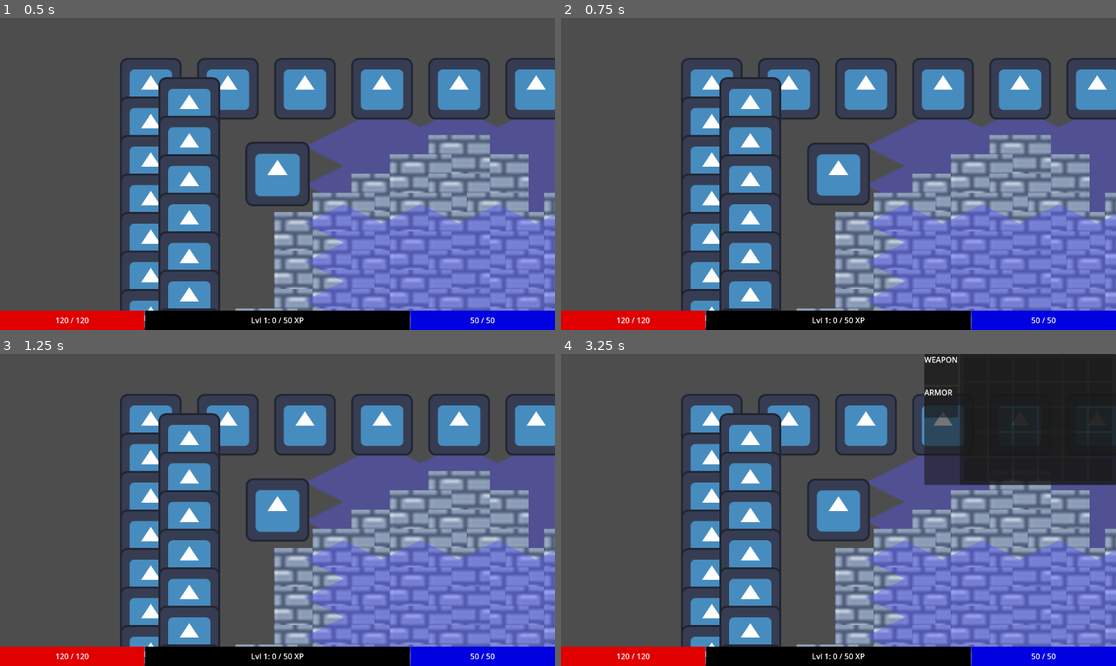
Above: before the commit, frames 1-4 (two rows, left to right).
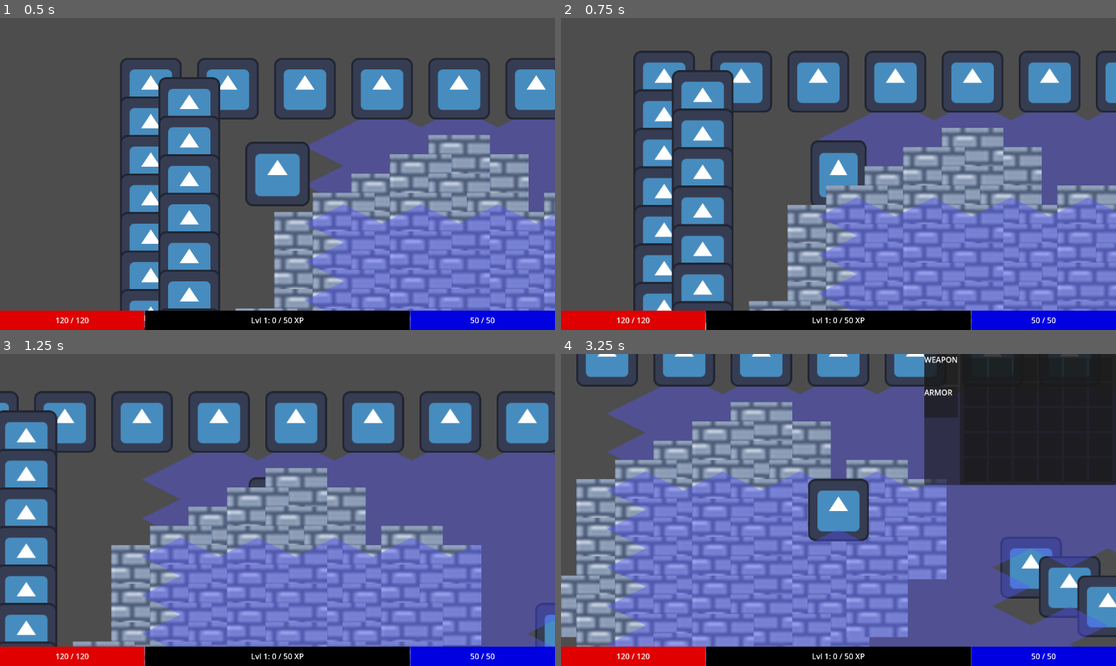
Above: after the commit, the same moments.

Repository: PietPadda/Godot_2D_ARPG
Game: Godot game, scene res://scenes/levels/main.tscn
Same seed, same stepped clock (60 frames per second), same inputs: the game is played once before the commit and once after it. The engine's default icon, where the game draws it, is replaced by a stand-in: a white triangle on a blue panel in a dark square.
Inputs (mouse positions are in pixels of both pictures, inside the frame that each line leads up to):
- Up to frame 1 (0.5 s): no input
- Up to frame 2 (0.75 s): tap Enter at 0.5 s; move the mouse to (960, 158) at 0.52 s; press the mouse at (960, 158) at 0.53 s
- Up to frame 3 (1.25 s): no input
- Up to frame 4 (3.25 s): move the mouse to (727, 525) at 1.27 s; release the mouse at (727, 525) at 1.28 s; tap Space (attack) at 1.35 s; click (727, 525) at 1.55 s; move the mouse to (894, 441) at 2.02 s; press the mouse at (894, 441) at 2.03 s; move the mouse to (810, 572) at 2.77 s; release the mouse at (810, 572) at 2.78 s; tap I (toggle_character_sheet) at 2.85 s; click (810, 572) at 3.05 s

Frame 1 is identical in both runs. In frame 2, 42% of the frame differs, in the area x 13-100%, y 10-100%; in frame 3, 50%; in frame 4, 66%, in the area x 0-100%, y 0-100%.

Commit message:
fix(grid): fixed vertex calculations but broke other things instead, can now walk at least

Diff:
--- a/scripts/core/grid_manager.gd
+++ b/scripts/core/grid_manager.gd
@@ -84,27 +84,46 @@
 				var weight = current_world_pos.distance_to(neighbor_world_pos)
 				astar_graph.connect_points(current_point_id, neighbor_point_id, weight)
 
-# Finds the shortest path between two points on the grid.
-func find_path(start_coord: Vector2i, end_coord: Vector2i) -> PackedVector2Array:
-	# First, a safety check: are the start and end points valid locations on our map?
-	if not map_coords_to_id.has(start_coord) or not map_coords_to_id.has(end_coord):
+# Finds the path between two world positions.
+func find_path(start_world_pos: Vector2, end_world_pos: Vector2) -> PackedVector2Array:
+	# Find the closest valid graph points to our start and end positions.
+	var start_vertex = _get_closest_valid_vertex(start_world_pos)
+	var end_vertex = _get_closest_valid_vertex(end_world_pos)
+
+	if not map_coords_to_id.has(start_vertex) or not map_coords_to_id.has(end_vertex):
 		# If not, return an empty path.
-		return [] # Return empty path if start/end is not a valid walkable tile
+		return [] # No valid start or end point found.
 
 	# Use our "address book" to look up the simple IDs for our start and end tiles.
-	var start_id = map_coords_to_id[start_coord]
-	var end_id = map_coords_to_id[end_coord]
+	var start_id = map_coords_to_id[start_vertex]
+	var end_id = map_coords_to_id[end_vertex]
 
 	# Get the path of MAP coordinates from the A* graph.
 	var map_path = astar_graph.get_id_path(start_id, end_id)
 
-	# This is the new, critical step: Convert the path of IDs to world positions.
-	var world_path: PackedVector2Array = []
-	for point_id in map_path:
-		var map_coord = astar_graph.get_point_position(point_id)
-		world_path.append(map_to_world(map_coord))
+	#  The A* graph now returns world positions directly.
+	return astar_graph.get_point_path(start_id, end_id)
 
-	return world_path
+# Converts a world position to its closest map vertex coordinate.
+func world_to_map_vertex(world_position: Vector2) -> Vector2i:
+	if tile_map_layer:
+		# First, find the tile the position is on.
+		var tile_coord = tile_map_layer.local_to_map(tile_map_layer.to_local(world_position))
+		# Then, find the closest of that tile's 4 vertices.
+		var closest_vertex = Vector2i.ZERO
+		var min_dist_sq = INF
+
+		# Check the 4 vertices around a tile's center
+		for x in range(2):
+			for y in range(2):
+				var vertex_coord = tile_coord + Vector2i(x, y)
+				var vertex_world_pos = map_to_world(vertex_coord)
+				var dist_sq = world_position.distance_squared_to(vertex_world_pos)
+				if dist_sq < min_dist_sq:
+					min_dist_sq = dist_sq
+					closest_vertex = vertex_coord
+		return closest_vertex
+	return Vector2i.ZERO
 
 # Converts a world position (like a mouse click) to a map grid coordinate.
 func world_to_map(world_position: Vector2) -> Vector2i:
@@ -117,5 +136,20 @@
 	if tile_map_layer:
 		# Use map_to_local, which for isometric maps points to the corner.
 		var local_pos = tile_map_layer.map_to_local(map_position)
+		# Must convert from local to global space.
 		return tile_map_layer.to_global(local_pos)
 	return Vector2.ZERO # Return a default value if the tilemap isn't set
+
+# Helper to find the nearest valid point on our graph to a given world position.
+func _get_closest_valid_vertex(world_pos: Vector2) -> Vector2i:
+	var closest_vertex = Vector2i.ZERO
+	var min_dist_sq = INF
+
+	# This is a simple brute-force search. For very large maps, this could be optimized.
+	for vertex in map_coords_to_id:
+		var vertex_world_pos = map_to_world(vertex)
+		var dist_sq = world_pos.distance_squared_to(vertex_world_pos)
+		if dist_sq < min_dist_sq:
+			min_dist_sq = dist_sq
+			closest_vertex = vertex
+	return closest_vertex
--- a/scripts/player/states/player_idle_state.gd
+++ b/scripts/player/states/player_idle_state.gd
@@ -31,8 +31,8 @@
 		else:
 			# The ground was clicked. Let the MoveState handle it.
 			var move_state: PlayerMoveState = state_machine.states["move"]
-			# We only pass the destination tile, not a full path.
-			move_state.destination_tile = Grid.world_to_map(player.get_global_mouse_position())
+			# CHANGED: We now pass the raw world position, not a tile coordinate.
+			move_state.destination_world_pos = player.get_global_mouse_position()
 			state_machine.change_state(States.PLAYER_STATE_NAMES[States.PLAYER.MOVE])
 
 # IdleState no longer needs a physics_process. It doesn't do anything continuously.
--- a/scripts/player/states/player_move_state.gd
+++ b/scripts/player/states/player_move_state.gd
@@ -6,8 +6,8 @@
 # Scene referenes needed for move state
 @onready var grid_movement_component: GridMovementComponent = player.get_node("GridMovementComponent")
 
-# This state now receives a single destination tile, not a pre-calculated path.
-var destination_tile: Vector2i
+# CHANGED: This state now works with a Vector2 world position, not a Vector2i tile.
+var destination_world_pos: Vector2
 
 func enter() -> void:
 	player.get_node("AnimationComponent").play_animation("Move")
@@ -16,9 +16,8 @@
 	# NEW: Listen for the stuck signal
 	grid_movement_component.path_stuck.connect(_on_path_stuck)
 
-	# The state now calculates its OWN initial path upon entry.
-	var start_pos = Grid.world_to_map(player.global_position)
-	var initial_path = Grid.find_path(start_pos, destination_tile)
+	# CHANGED: We now calculate the path using world positions directly.
+	var initial_path = Grid.find_path(player.global_position, destination_world_pos)
 
 	if not initial_path.is_empty():
 		grid_movement_component.move_along_path(initial_path)
@@ -48,25 +47,22 @@
 func process_physics(_delta: float) -> void:
 	# If the move button is still held, find a new path to the mouse.
 	if Input.is_action_pressed("move_click"):
-		var current_mouse_tile = Grid.world_to_map(player.get_global_mouse_position())
+		var current_mouse_pos = player.get_global_mouse_position()
 
-		# ONLY recalculate the path if the mouse is pointing to a NEW tile.
-		if current_mouse_tile != destination_tile:
-			# Update our goal destination
-			self.destination_tile = current_mouse_tile
+		# We compare distance to avoid spamming the pathfinder for tiny mouse movements.
+		if current_mouse_pos.distance_to(destination_world_pos) > 10.0:
+			self.destination_world_pos = current_mouse_pos
 
-			var start_pos = Grid.world_to_map(player.global_position)
-			var new_path = Grid.find_path(start_pos, current_mouse_tile)
+			# CHANGED: Recalculate the path using world positions directly.
+			var new_path = Grid.find_path(player.global_position, destination_world_pos)
 
-			# Only update if a valid path was found.
 			if not new_path.is_empty():
 				grid_movement_component.move_along_path(new_path)
 
 # NEW: This function handles getting stuck during a normal move.
 func _on_path_stuck() -> void:
-	# Our path is blocked. Let's try to find a new one to the same destination.
-	var start_pos = Grid.world_to_map(player.global_position)
-	var new_path = Grid.find_path(start_pos, destination_tile)
+	# CHANGED: Recalculate the path using world positions directly.
+	var new_path = Grid.find_path(player.global_position, destination_world_pos)
 	if not new_path.is_empty():
 		grid_movement_component.move_along_path(new_path)
 	else:
